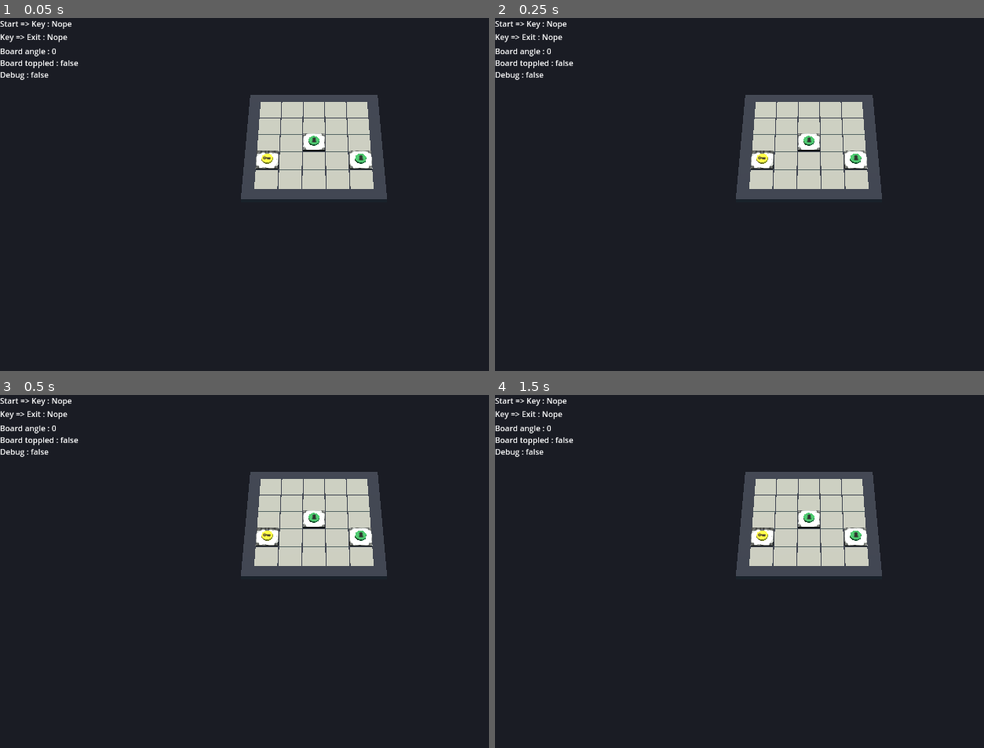
Above: before the commit, frames 1-4 (two rows, left to right).
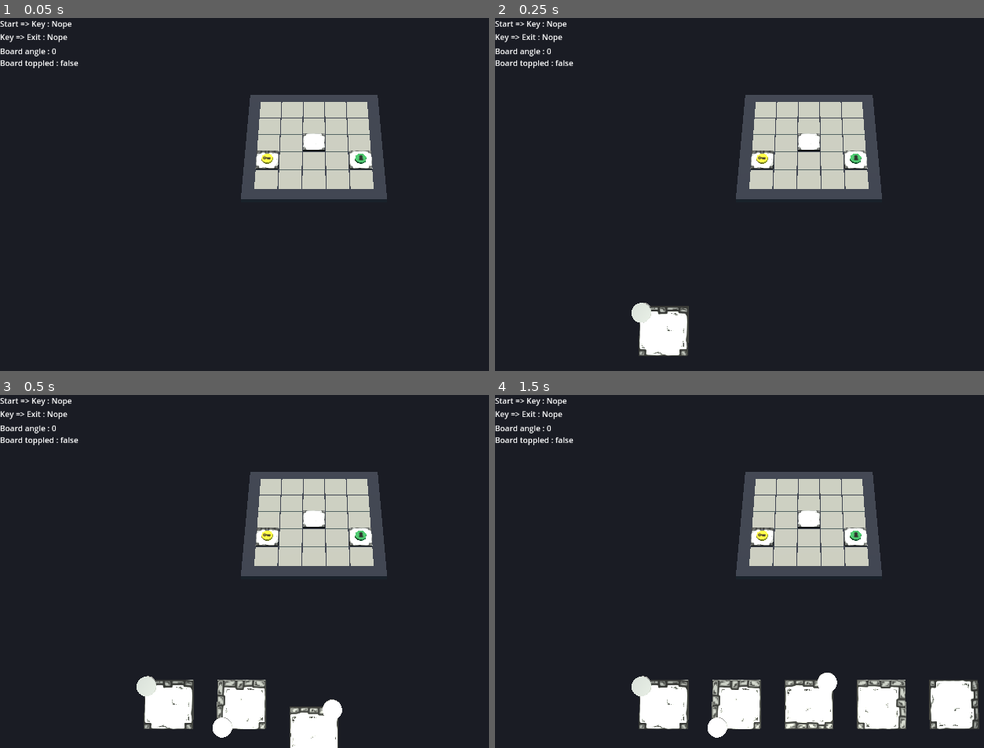
Above: after the commit, the same moments.

Repository: Cybierre-Koffee-Studio/GameOff2023
Game: Godot game, scene res://scenes/main.tscn
The game is run twice, just before and just after one commit, with the same random seed, the same clock (stepped at 60 frames per second) and the same inputs.
Inputs (mouse positions are in pixels of both pictures, inside the frame that each line leads up to):
- Up to frame 1 (0.05 s): no input
- Up to frame 2 (0.25 s): no input
- Up to frame 3 (0.5 s): no input
- Up to frame 4 (1.5 s): move the mouse to (944, 553) at 0.52 s; hold D (AllerADroite) 0.53-1.28 s; hold R (reroll) 0.53-1.28 s; click (944, 553) at 0.67 s; tap Enter at 1.25 s; move the mouse to (685, 589) at 1.27 s; hold Q (AllerAGauche) from 1.28 s (still down); tap S (Reculer) at 1.35 s; click (685, 589) at 1.42 s

The runs differ from the first frame. In frame 1, 0.1% of the frame differs, in the area x 0-66%, y 15-37%; in frame 2, 1.7%; in frame 3, 4.4%; in frame 4, 7.4%, in the area x 0-100%, y 15-98%.
Error before the commit: Parse Error: Variable "started" has the same name as a previously declared variable. (res://scenes/global/global_vars.gd:11)

Commit message:
ajo&ut items

Diff:
--- a/godot/HUD/GameHUD/game_hud.tscn
+++ b/godot/HUD/GameHUD/game_hud.tscn
@@ -38,10 +38,3 @@
 offset_right = 115.0
 offset_bottom = 106.0
 text = "Board toppled : false"
-
-[node name="DebugLabel" type="Label" parent="."]
-layout_mode = 0
-offset_top = 104.0
-offset_right = 40.0
-offset_bottom = 127.0
-text = "Debug : false"
--- a/godot/project.godot
+++ b/godot/project.godot
@@ -64,14 +64,14 @@
 "deadzone": 0.5,
 "events": []
 }
+changement_gameplay={
+"deadzone": 0.5,
+"events": [Object(InputEventKey,"resource_local_to_scene":false,"resource_name":"","device":-1,"window_id":0,"alt_pressed":false,"shift_pressed":false,"ctrl_pressed":false,"meta_pressed":false,"pressed":false,"keycode":74,"physical_keycode":0,"key_label":0,"unicode":106,"echo":false,"script":null)
+]
+}
 reroll={
 "deadzone": 0.5,
 "events": [Object(InputEventKey,"resource_local_to_scene":false,"resource_name":"","device":-1,"window_id":0,"alt_pressed":false,"shift_pressed":false,"ctrl_pressed":false,"meta_pressed":false,"pressed":false,"keycode":0,"physical_keycode":82,"key_label":0,"unicode":114,"echo":false,"script":null)
-]
-}
-changement_gameplay={
-"deadzone": 0.5,
-"events": [Object(InputEventKey,"resource_local_to_scene":false,"resource_name":"","device":-1,"window_id":0,"alt_pressed":false,"shift_pressed":false,"ctrl_pressed":false,"meta_pressed":false,"pressed":false,"keycode":74,"physical_keycode":0,"key_label":0,"unicode":106,"echo":false,"script":null)
 ]
 }
 
--- a/godot/scenes/board/board.gd
+++ b/godot/scenes/board/board.gd
@@ -117,10 +117,10 @@
     map_tile(GRID_SIZE/2, GRID_SIZE/2, [0b1111,0b0000])
     add_child(start_tile)
     # avec le marqueur de perso dessus
-    character_token = exit_tokenScene.instantiate()
-    character_token.add_to_group("player")
-    character_token.position = Vector3(start_tile.position.x, start_tile.position.y + 0.1, start_tile.position.z)
-    add_child(character_token)
+#    character_token = exit_tokenScene.instantiate()
+#    character_token.add_to_group("player")
+#    character_token.position = Vector3(start_tile.position.x, start_tile.position.y + 0.1, start_tile.position.z)
+#    add_child(character_token)
 
 func place_key_tile(key_tile_zone):
     # placement de la tuile clé
@@ -251,16 +251,16 @@
     tip(tile.position.x*0.8)
 
 func check_paths():
-    if is_path_start_key() && !GlobalVars.got_key:
+    if is_path_start_key(): # && !GlobalVars.got_key:
         emit_signal("has_path_start_key")
-        GlobalVars.got_key = true
-        move_token(get_start_key_path())
-        await mouvement_finished
-    if is_path_key_exit() && GlobalVars.got_key && !GlobalVars.at_exit:
+#        GlobalVars.got_key = true
+#        move_token(get_start_key_path())
+#        await mouvement_finished
+    if is_path_key_exit(): # && GlobalVars.got_key && !GlobalVars.at_exit:
         emit_signal("has_path_key_exit")
-        GlobalVars.at_exit = true
-        move_token(get_key_exit_path())
-        await mouvement_finished
+#        GlobalVars.at_exit = true
+#        move_token(get_key_exit_path())
+#        await mouvement_finished
 
 func get_start_key_path():
     var path_start_key = pathfinding_service.get_path_a_to_b(start_coordinates, key_coordinates)
--- a/godot/scenes/global/global_vars.gd
+++ b/godot/scenes/global/global_vars.gd
@@ -8,7 +8,6 @@
 var key_reliee = false
 var got_key
 var at_exit
-var started
 var debug
 var reroll_number
 
--- a/godot/ProtoCrawler/coffre.tscn
+++ b/godot/scenes/items/coffre/coffre.tscn
@@ -1,6 +1,6 @@
 [gd_scene load_steps=8 format=3 uid="uid://by32aipxjix1q"]
 
-[ext_resource type="Script" path="res://ProtoCrawler/coffre.gd" id="1_d1nub"]
+[ext_resource type="Script" path="res://scenes/items/coffre/coffre.gd" id="1_d1nub"]
 
 [sub_resource type="StandardMaterial3D" id="StandardMaterial3D_eqwy8"]
 
--- /dev/null
+++ b/godot/scenes/items/monstres/monstre.gd
@@ -0,0 +1,17 @@
+extends Item
+
+var cliquable = false
+
+func _input(event):
+   # Mouse in viewport coordinates.
+    if event is InputEventMouseButton:
+        if event.button_index == MOUSE_BUTTON_LEFT and event.pressed and cliquable :
+            $MeshInstance3D2.mesh.material.albedo_color = Color.GREEN
+            $MeshInstance3D.mesh.material.albedo_color = Color.GREEN
+            print("Coffre ouvert!")
+
+func _on_area_3d_mouse_entered():
+    cliquable = true
+
+func _on_area_3d_mouse_exited():
+    cliquable = false
--- /dev/null
+++ b/godot/scenes/items/monstres/monstre.tscn
@@ -0,0 +1,37 @@
+[gd_scene load_steps=6 format=3 uid="uid://dd4k7xgc2ems8"]
+
+[ext_resource type="Script" path="res://scenes/items/monstres/monstre.gd" id="1_ryi0m"]
+
+[sub_resource type="StandardMaterial3D" id="StandardMaterial3D_mqohf"]
+
+[sub_resource type="BoxMesh" id="BoxMesh_4lqbv"]
+material = SubResource("StandardMaterial3D_mqohf")
+size = Vector3(0.2, 0.2, 0.2)
+
+[sub_resource type="BoxShape3D" id="BoxShape3D_cfl7d"]
+size = Vector3(0.240087, 0.253277, 0.253908)
+
+[sub_resource type="CylinderMesh" id="CylinderMesh_bqwpk"]
+top_radius = 0.2
+bottom_radius = 0.2
+height = 0.1
+
+[node name="monstre" type="Node3D"]
+script = ExtResource("1_ryi0m")
+
+[node name="MeshInstance3D" type="MeshInstance3D" parent="."]
+transform = Transform3D(1, 0, 0, 0, 1, 0, 0, 0, 1, 0, 0.240001, 0)
+layers = 512
+mesh = SubResource("BoxMesh_4lqbv")
+
+[node name="Area3D" type="Area3D" parent="MeshInstance3D"]
+
+[node name="CollisionShape3D" type="CollisionShape3D" parent="MeshInstance3D/Area3D"]
+shape = SubResource("BoxShape3D_cfl7d")
+
+[node name="MeshInstance3D2" type="MeshInstance3D" parent="."]
+transform = Transform3D(1, 0, 0, 0, 1, 0, 0, 0, 1, -0.45428, 0, -0.377796)
+mesh = SubResource("CylinderMesh_bqwpk")
+
+[connection signal="mouse_entered" from="MeshInstance3D/Area3D" to="." method="_on_area_3d_mouse_entered"]
+[connection signal="mouse_exited" from="MeshInstance3D/Area3D" to="." method="_on_area_3d_mouse_exited"]
--- a/godot/scenes/main.gd
+++ b/godot/scenes/main.gd
@@ -47,13 +47,16 @@
     game_over()
 
 func _on_plateau_has_path_key_exit():
+    GlobalVars.fin_reliee = true
     can_start_explo()
 
 func _on_plateau_has_path_start_key():
+    GlobalVars.key_reliee = true
     can_start_explo()
 
 func can_start_explo():
     if GlobalVars.fin_reliee and GlobalVars.key_reliee :
+        print("3")
         get_tree().call_group("TILE_ZONE", "activate")
         $joueur.set_cam_current()
         await get_tree().create_timer(2.5).timeout
--- a/godot/scenes/tiles/tile.gd
+++ b/godot/scenes/tiles/tile.gd
@@ -15,7 +15,9 @@
 const corridor = preload("res://ProtoCrawler/tuiles_design/tileCouloir.tscn")
 const straight = preload("res://ProtoCrawler/tuiles_design/tileEnT.tscn")
 const corner = preload("res://ProtoCrawler/tuiles_design/tileVirage.tscn")
+
 const reroll_item_scene = preload("res://scenes/items/reroll/reroll.tscn")
+const monster_item_scene = preload("res://scenes/items/monstres/monstre.tscn")
 
 const opening_data_by_type_and_rotation = {
     TYPE.CENTER: {
@@ -93,7 +95,8 @@
     return [opening_data, opening_data^0b1111]
 
 func add_item():
-    var new_item = reroll_item_scene.instantiate()
+#    var new_item = reroll_item_scene.instantiate()
+    var new_item = monster_item_scene.instantiate()
     new_item.place_on_tile(self)
     item = new_item
     add_child(new_item)
Renamed: godot/ProtoCrawler/coffre.gd -> godot/scenes/items/coffre/coffre.gd
